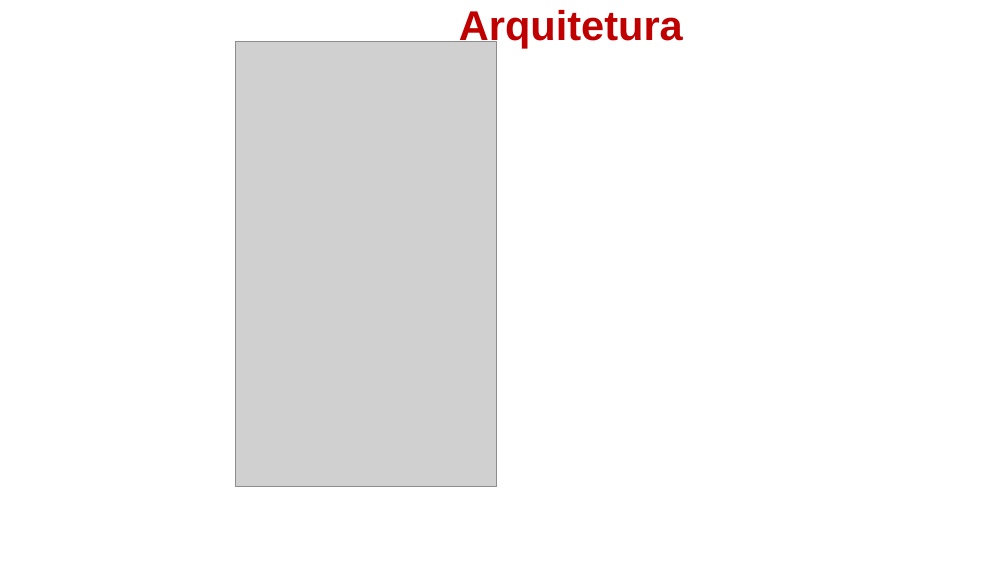
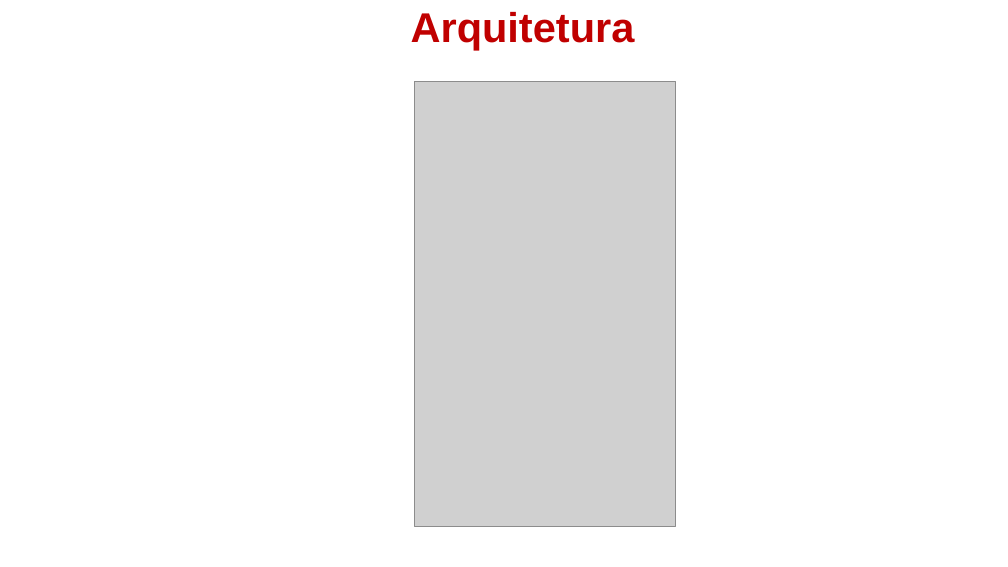
Before and after one commit to yxngczsr/easyerasmus, a slide deck: slide 4 of docs/ApresentaçãoFinal.pptx (slide 6 before the commit). Drawn at 1008x567 pixels with LibreOffice and Linux fonts; fonts in the diff are those of the drawing; grey boxes stand for pictures. Boxes give left, top, right and bottom in pixels: in the first picture for what was removed or moved away, otherwise in the second. Text is boxed around its words. In the diff, an @@ line names an element or a change of style, - is before the commit and + after.

```diff
--- a/docs/ApresentaçãoFinal.pptx
+++ b/docs/ApresentaçãoFinal.pptx
@@ title "Arquitetura": place and size @@
-title "Arquitetura" at (459, 10, 683, 48)
+title "Arquitetura" at (411, 12, 635, 50)
@@ picture: place and size @@
-picture at (235, 42, 497, 486)
+picture at (414, 81, 676, 526)
```
Also in this commit, not shown: 1 other slide changed, 2 slides removed, 7 other files.
